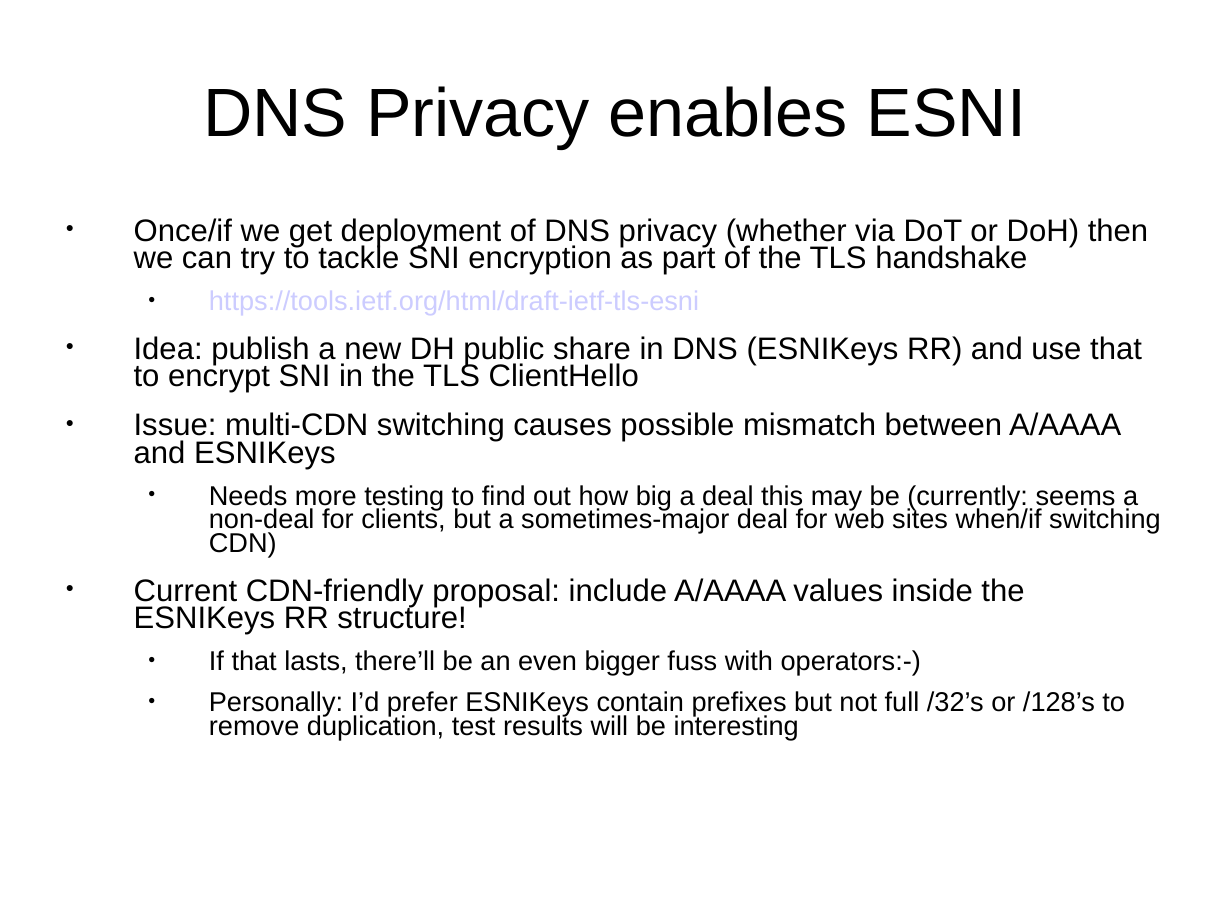
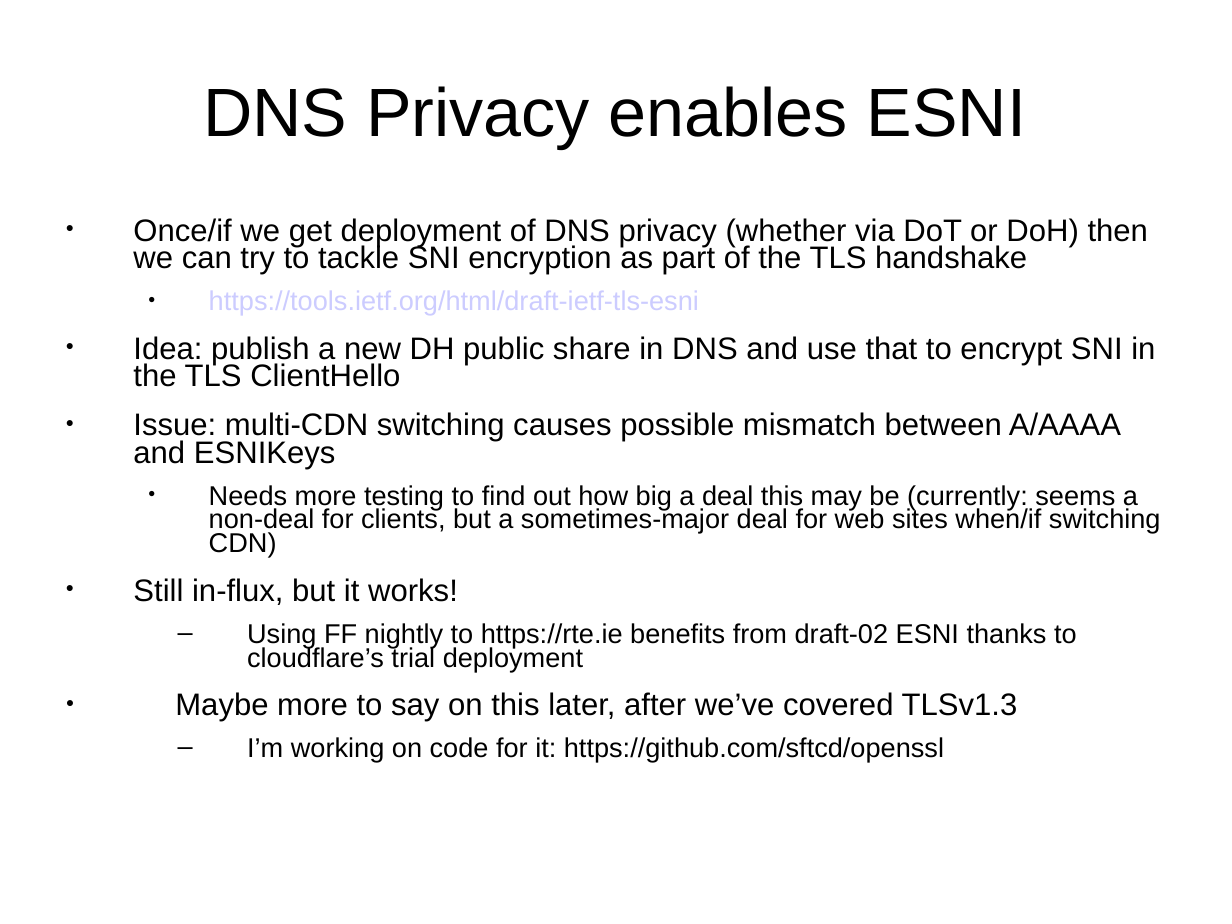
Before and after one commit to sftcd/cs7053, a slide deck: slide 24 of 2016lectures/10-dns.ppt (slide 20 before the commit). Drawn at 1232x924 pixels with LibreOffice and Linux fonts; fonts in the diff are those of the drawing. Boxes give left, top, right and bottom in pixels: in the first picture for what was removed or moved away, otherwise in the second. Text is boxed around its words. In the diff, an @@ line names an element or a change of style, - is before the commit and + after.

```diff
--- a/2016lectures/10-dns.ppt
+++ b/2016lectures/10-dns.ppt
@@ text at [133,336,1155,387]: text changed @@
-● Idea: publish a new DH public share in DNS (ESNIKeys RR) and use that to encrypt SNI in the TLS ClientHello
+● Idea: publish a new DH public share in DNS and use that to encrypt SNI in the TLS ClientHello
@@ text at [133,578,1077,762]: text changed @@
-● Current CDN-friendly proposal: include A/AAAA values inside the ESNIKeys RR structure!
-  ● If that lasts, there’ll be an even bigger fuss with operators:-)
-  ● Personally: I’d prefer ESNIKeys contain prefixes but not full /32’s or /128’s to remove duplication, test results will be interesting
+● Still in-flux, but it works!
+  – Using FF nightly to https://rte.ie benefits from draft-02 ESNI thanks to cloudflare’s trial deployment
+● Maybe more to say on this later, after we’ve covered TLSv1.3
+  – I’m working on code for it: https://github.com/sftcd/openssl
```
Also in this commit, not shown: 14 other slides changed, 4 slides added, 2 other files.
